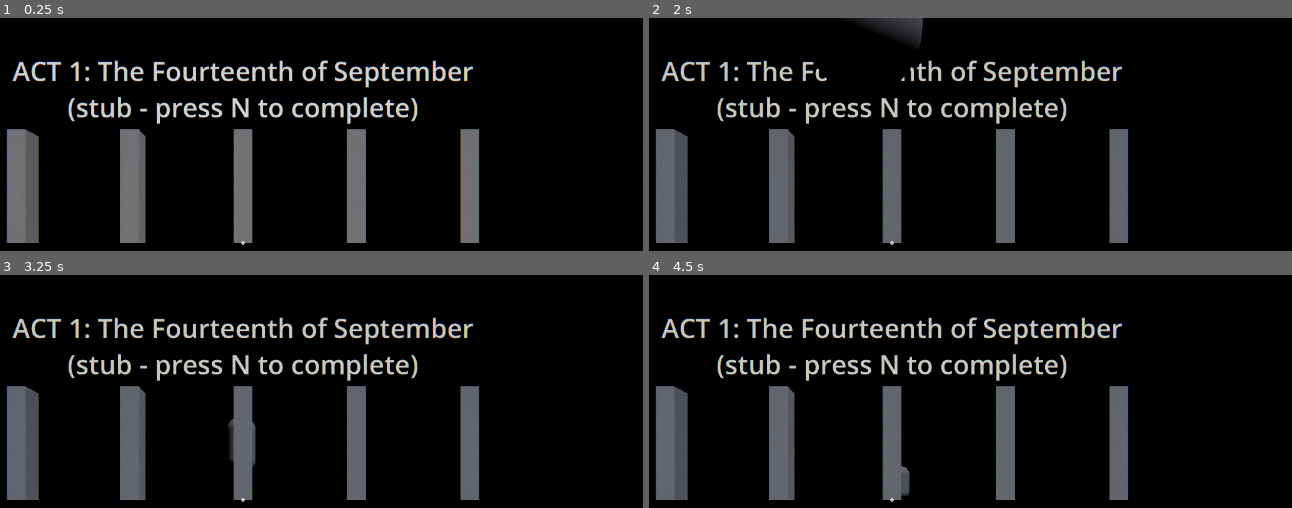
Above: before the commit, frames 1-4 (two rows, left to right).
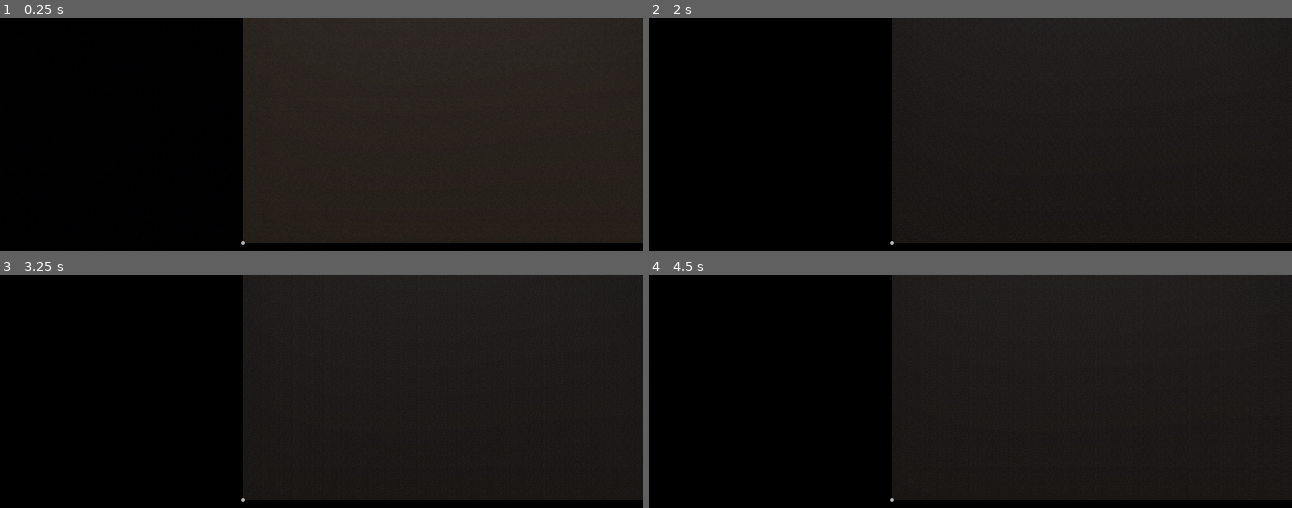
Above: after the commit, the same moments.

Repository: gabeekleiber-oss/Moon-Game
Game: Godot game, scene res://scenes/main/main.tscn
The game is run twice, just before and just after one commit, with the same random seed, the same clock (stepped at 60 frames per second) and the same inputs.
Inputs (mouse positions are in pixels of both pictures, inside the frame that each line leads up to):
- Up to frame 1 (0.25 s): no input
- Up to frame 2 (2 s): tap Enter (ui_accept) at 0.5, 1.25 s; move the mouse to (938, 241) at 0.52 s; hold C (crouch) 0.53-1.28 s; hold W (move_forward) from 0.53 s (still down); click (938, 241) at 0.67 s; tap Space (jump) at 0.77, 1.52 s; move the mouse to (854, 244) at 1.27 s; tap Q (drop_item) at 1.35 s
- Up to frame 3 (3.25 s): keep holding W (move_forward); move the mouse to (263, 491) at 2.02 s; hold E (interact) 2.03-2.78 s; move the mouse to (231, 507) at 2.77 s; tap Shift (sprint) at 2.85 s; click (231, 507) at 2.92 s; tap Space (jump) at 3.02 s
- Up to frame 4 (4.5 s): keep holding W (move_forward); tap Enter (ui_accept) at 3.5, 4.25 s; move the mouse to (951, 505) at 3.52 s; tap N at 3.6 s; tap Space (jump) at 3.77 s; move the mouse to (829, 494) at 4.27 s; tap 0 at 4.35 s

The runs differ from the first frame. In frame 1, 67% of the frame differs, in the area x 0-100%, y 0-97%; in frame 2, 66%; in frame 3, 66%; in frame 4, 66%.

Commit message:
Load authored room blockouts for act 01

Diff:
--- a/scenes/acts/act01_wisconsin/act01_wisconsin.tscn
+++ b/scenes/acts/act01_wisconsin/act01_wisconsin.tscn
@@ -9,6 +9,9 @@
 act_title = "The Fourteenth of September"
 unreality_floor = 0.0
 base_grade = "flat_tired"
+room_ids = PackedStringArray("wi_living_room", "wi_entry", "wi_kitchen", "wi_hall_closet", "wi_marysue_room", "wi_yard")
+room_state = "night"
+player_spawn_position = Vector3(0, 1, 2.5)
 
 [node name="MoodEnvironment" type="WorldEnvironment" parent="."]
 script = ExtResource("2")
